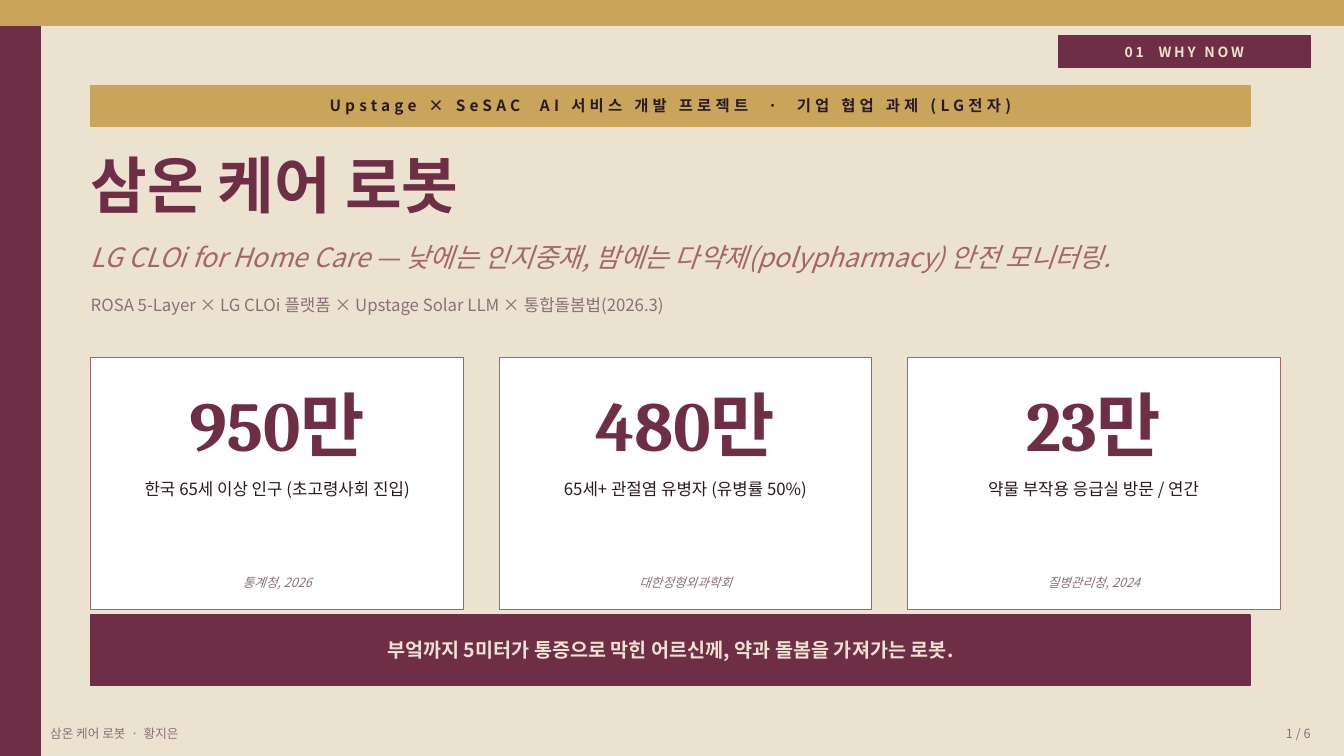
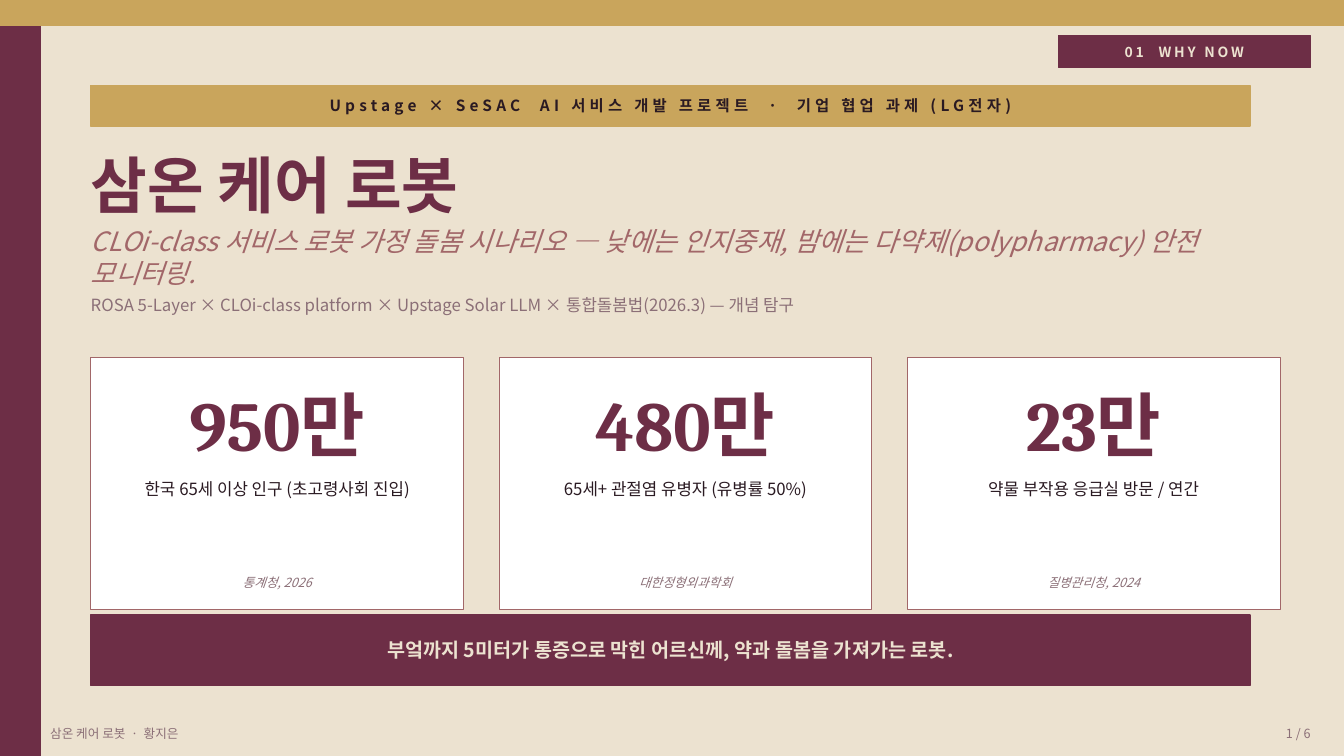
Before and after one commit to hje2555-bot/rosa-healthcare-usecase, a slide deck: slide 1 of assets/samon_care_robot_deck.pptx. Drawn at 1344x756 pixels with LibreOffice and Linux fonts; fonts in the diff are those of the drawing. Boxes give left, top, right and bottom in pixels: in the first picture for what was removed or moved away, otherwise in the second. Text is boxed around its words. In the diff, an @@ line names an element or a change of style, - is before the commit and + after.

```diff
--- a/assets/samon_care_robot_deck.pptx
+++ b/assets/samon_care_robot_deck.pptx
@@ text at (91, 229, 1198, 285): text changed @@
-LG CLOi for Home Care — 낮에는 인지중재, 밤에는 다약제(polypharmacy) 안전 모니터링.
+CLOi-class 서비스 로봇 가정 돌봄 시나리오 — 낮에는 인지중재, 밤에는 다약제(polypharmacy) 안전 모니터링.
@@ text at (91, 297, 794, 315): text changed @@
-ROSA 5-Layer × LG CLOi 플랫폼 × Upstage Solar LLM × 통합돌봄법(2026.3)
+ROSA 5-Layer × CLOi-class platform × Upstage Solar LLM × 통합돌봄법(2026.3) — 개념 탐구
```
Also in this commit, not shown: 2 other slides changed, 8 other files.
